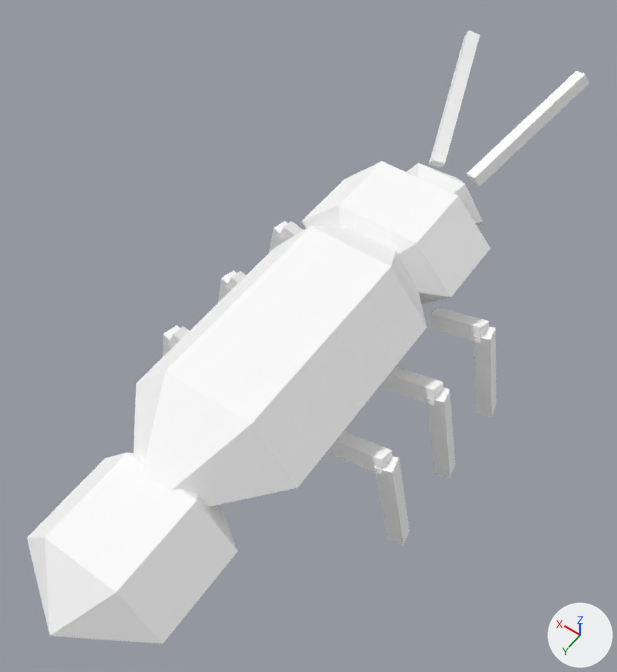
What one commit did to the glTF model site/models/GN_Firefly_01.glb.
Camera for both pictures: a 50 mm lens placed at (-0.00507, 0.00696, 0.01388), pointed at (0.00032, -0.00059, 0.00201). The axes (+X, +Y, +Z) are drawn at lower right. The lights are the same throughout. The first picture is the older version.

In view in the first picture: 'GN_Firefly_01'.
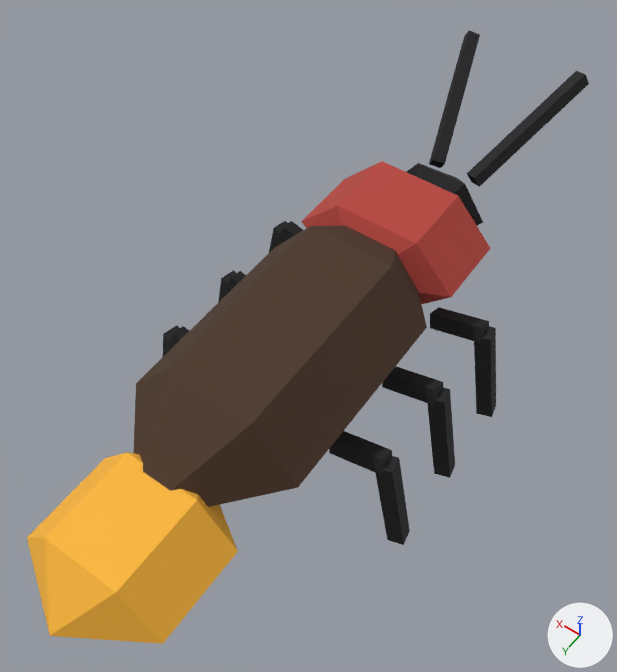
Changed parts and their boxes (x1, y1, x2, y2) in the pictures (617 x 672 px):
'GN_Firefly_01', surface changed (white to orange): (27, 31, 589, 644) in both

Diff of the bpy script that builds the scene:
```diff
--- a/site/models/GN_Firefly_01.glb.py
+++ b/site/models/GN_Firefly_01.glb.py
@@ img_globalpalette @@
+img_globalpalette = load_image('GlobalPalette', '_unpacked/GlobalPalette', 64, 64, 'sRGB')
@@ mat_globalpalette @@
 mat_globalpalette = principled_material('GlobalPalette')
-mat_globalpalette.base_color = (1.0, 1.0, 1.0)  # white #ffffff
+mat_globalpalette.texture = img_globalpalette
 mat_globalpalette.roughness = 0.85
```
